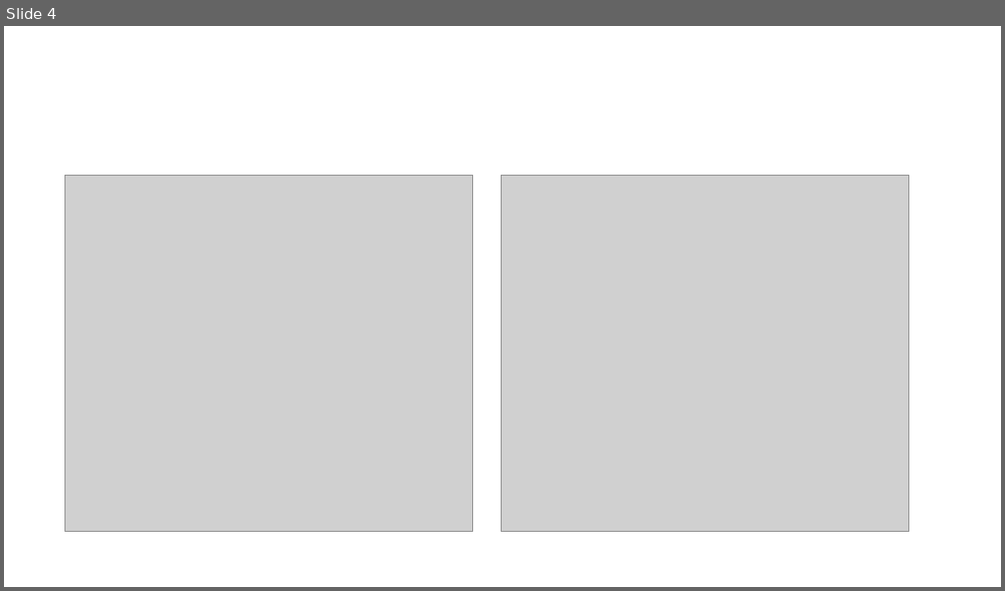
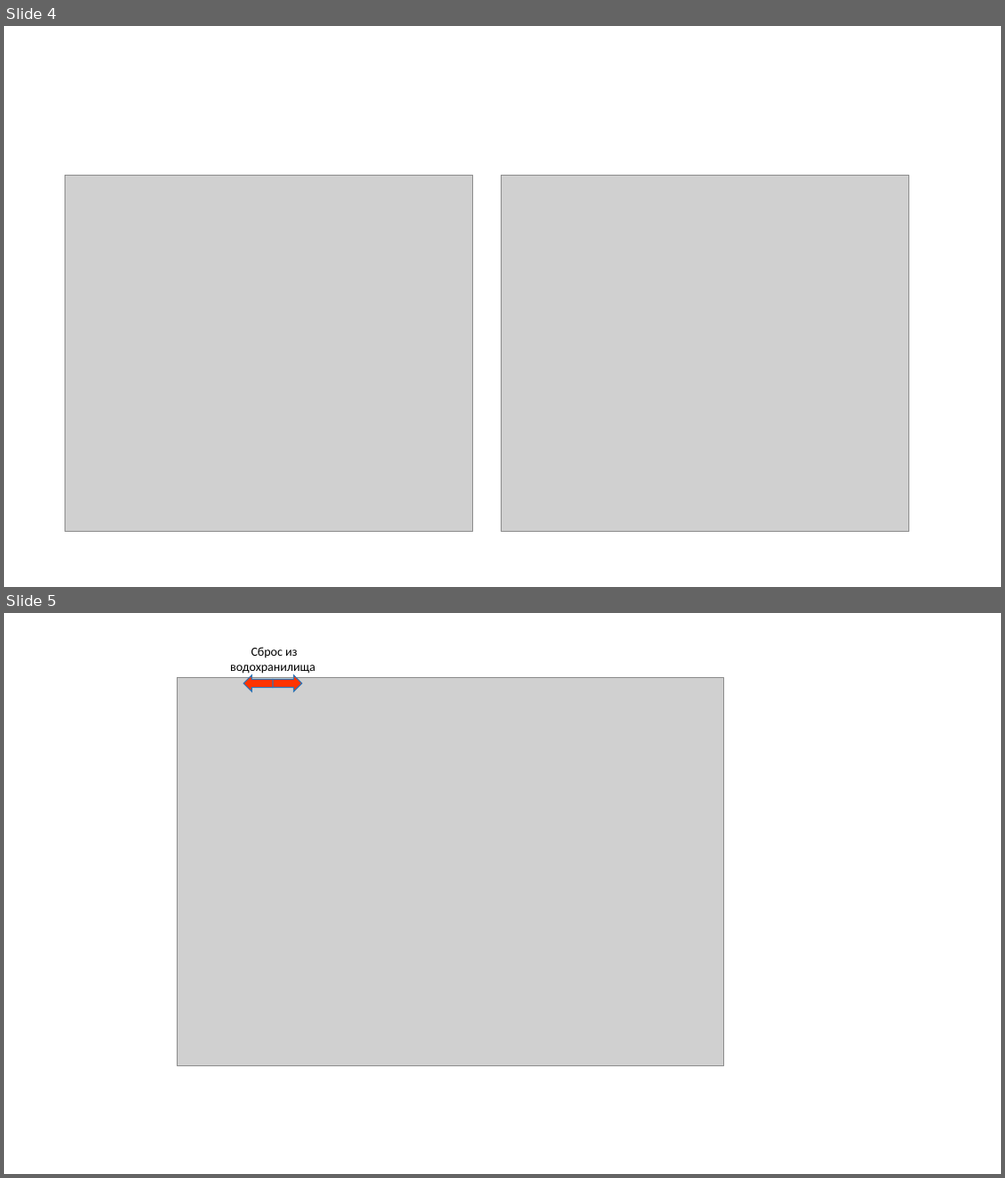
Before and after one commit to polydora/Articles_in_progress, a slide deck: Farwater_ZRS/Рисунки.pptx. Shown one above the other, each under a label of ours: slide 4 before the commit, slides 4 and 5 after it. The pictures are 1005x591 and 1005x1178 pixels, drawn with LibreOffice and Linux fonts; fonts in the diff are those of the drawing; grey boxes stand for pictures. Boxes give left, top, right and bottom in pixels: in the first picture for what was removed or moved away, otherwise in the second. Text is boxed around its words. In the diff, an @@ line names an element or a change of style, - is before the commit and + after.

```diff
--- a/Farwater_ZRS/Рисунки.pptx
+++ b/Farwater_ZRS/Рисунки.pptx
@@ slide 5 added at [4,613,1001,1174], background #FFFFFF @@
@@ text added at [230,647,316,674], 12 pt, text #000000 @@
+Сброс из водохранилища
@@ picture added at [177,677,723,1065] @@
@@ right arrow added at [243,675,273,691], fill #FF3300, outline #2E75B6 1 pt @@
@@ right arrow added at [273,675,301,691], fill #FF3300, outline #2E75B6 1 pt @@
```
Also in this commit, not shown: 2 other files.
